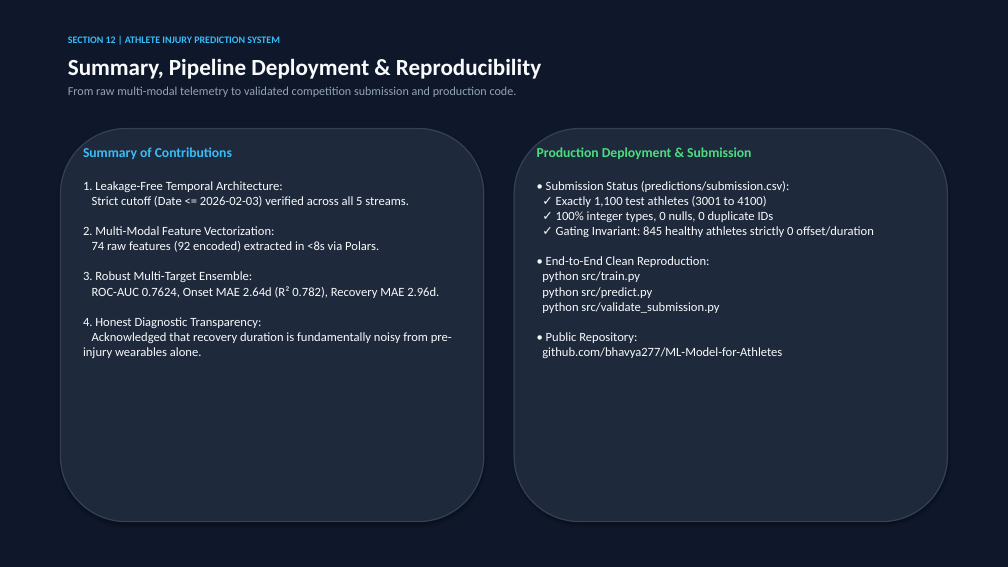
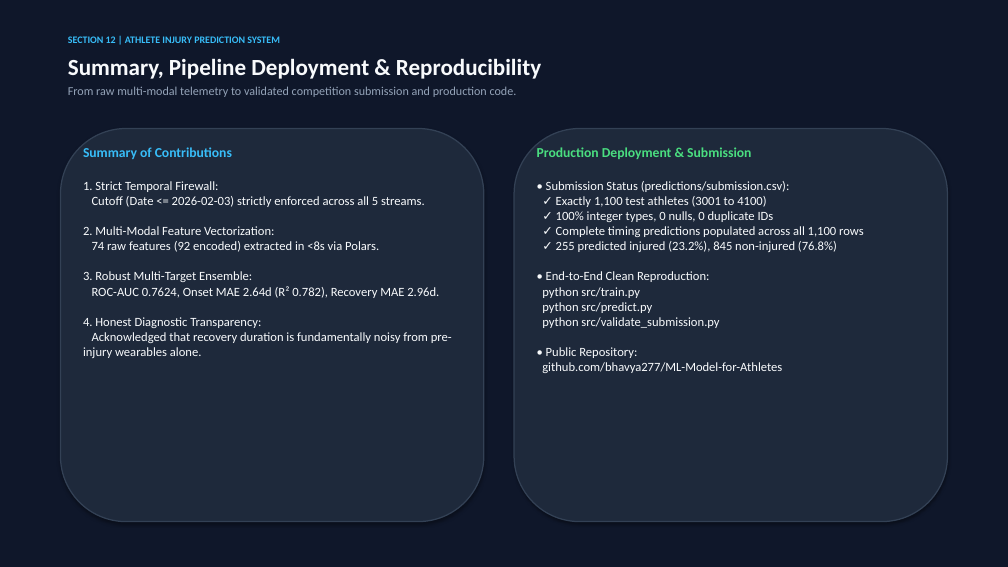
Before and after one commit to bhavya277/ML-Model-for-Athletes, a slide deck: slide 12 of Athlete_Injury_Prediction_Competition.pptx. Drawn at 1008x567 pixels with LibreOffice and Linux fonts; fonts in the diff are those of the drawing. Boxes give left, top, right and bottom in pixels: in the first picture for what was removed or moved away, otherwise in the second. Text is boxed around its words. In the diff, an @@ line names an element or a change of style, - is before the commit and + after.

```diff
--- a/Athlete_Injury_Prediction_Competition.pptx
+++ b/Athlete_Injury_Prediction_Competition.pptx
@@ text at (83,181,452,358): text changed @@
-1. Leakage-Free Temporal Architecture:
-Strict cutoff (Date <= 2026-02-03) verified across all 5 streams.
-2. Multi-Modal Feature Vectorization:
-74 raw features (92 encoded) extracted in <8s via Polars.
-3. Robust Multi-Target Ensemble:
-ROC-AUC 0.7624, Onset MAE 2.64d (R² 0.782), Recovery MAE 2.96d.
-4. Honest Diagnostic Transparency:
-Acknowledged that recovery duration is fundamentally noisy from pre-injury wearables alone.
+1. Strict Temporal Firewall:
+Cutoff (Date <= 2026-02-03) strictly enforced across all 5 streams.
+2. Multi-Modal Feature Vectorization:
+74 raw features (92 encoded) extracted in <8s via Polars.
+3. Robust Multi-Target Ensemble:
+ROC-AUC 0.7624, Onset MAE 2.64d (R² 0.782), Recovery MAE 2.96d.
+4. Honest Diagnostic Transparency:
+Acknowledged that recovery duration is fundamentally noisy from pre-injury wearables alone.
@@ text at (542,181,864,373): text changed @@
-• Submission Status (predictions/submission.csv):
-✓ Exactly 1,100 test athletes (3001 to 4100)
-✓ 100% integer types, 0 nulls, 0 duplicate IDs
-✓ Gating Invariant: 845 healthy athletes strictly 0 offset/duration
-• End-to-End Clean Reproduction:
-python src/train.py
-python src/predict.py
-python src/validate_submission.py
-• Public Repository:
-github.com/bhavya277/ML-Model-for-Athletes
+• Submission Status (predictions/submission.csv):
+✓ Exactly 1,100 test athletes (3001 to 4100)
+✓ 100% integer types, 0 nulls, 0 duplicate IDs
+✓ Complete timing predictions populated across all 1,100 rows
+✓ 255 predicted injured (23.2%), 845 non-injured (76.8%)
+• End-to-End Clean Reproduction:
+python src/train.py
+python src/predict.py
+python src/validate_submission.py
+• Public Repository:
+github.com/bhavya277/ML-Model-for-Athletes
```
Also in this commit, not shown: 7 other slides changed, 7 other files.
